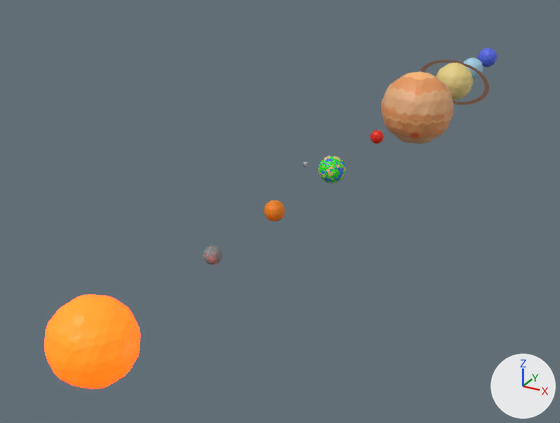
An edit to the Blender file Levels/SimulationLevel.blend, drawn before and after from the same camera.
One viewpoint serves both versions: a 50 mm camera at (31.1, -31.5, 27.8) aimed at (-7.6, 38.9, -7.4). Every picture has the same lights, and +X, +Y and +Z are marked at lower right. The older version comes first.

In view in the first picture: 'Earth', 'Jupiter', 'Mars', 'Mercury', 'Moon', 'Neptune', 'Saturn', 'Sun', 'Uranus', 'Venus'.
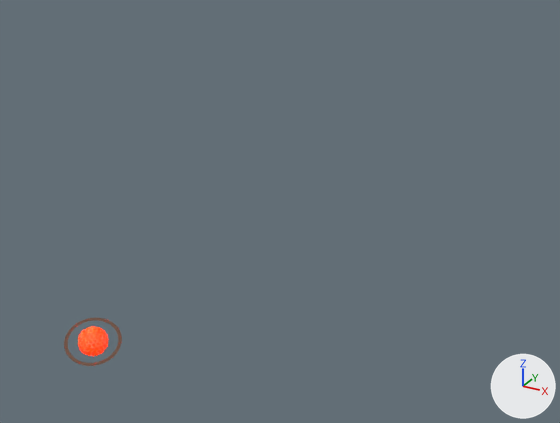
Patch to the scene script:
```diff
--- a/Levels/SimulationLevel.blend.py
+++ b/Levels/SimulationLevel.blend.py
@@ ob_sun @@
 ob_sun.location = (0.0, 0.0, 0.0)
-ob_sun.scale = (3.15, 3.15, 3.15)
@@ ob_venus @@
 ob_venus = bpy.data.objects.new('Venus', me_icosphere_001)
-ob_venus.location = (0.0, 24.0, 0.0)
+ob_venus.location = (0.0, 0.0, 0.0)
@@ ob_mercury @@
 ob_mercury = bpy.data.objects.new('Mercury', me_icosphere_002)
-ob_mercury.location = (0.0, 14.0, 0.0)
-ob_mercury.scale = (0.8, 0.8, 0.8)
+ob_mercury.location = (0.0, 0.0, 0.0)
@@ ob_earth @@
 ob_earth = bpy.data.objects.new('Earth', me_icosphere_003)
-ob_earth.location = (0.0, 36.0, 0.0)
-ob_earth.scale = (1.47, 1.47, 1.47)
+ob_earth.location = (0.0, 0.0, 0.0)
@@ ob_mars @@
 ob_mars = bpy.data.objects.new('Mars', me_icosphere_004)
-ob_mars.location = (0.0, 48.0, 0.0)
-ob_mars.scale = (0.8, 0.8, 0.8)
+ob_mars.location = (0.0, 0.0, 0.0)
@@ ob_jupiter @@
 ob_jupiter = bpy.data.objects.new('Jupiter', me_icosphere_005)
-ob_jupiter.location = (0.0, 61.46, 0.0)
-ob_jupiter.scale = (4.78, 4.78, 4.78)
+ob_jupiter.location = (0.0, 0.0, 0.0)
@@ ob_saturn @@
 ob_saturn = bpy.data.objects.new('Saturn', me_icosphere_006)
-ob_saturn.location = (0.0, 77.0, 0.0)
-ob_saturn.scale = (2.8, 2.8, 2.8)
+ob_saturn.location = (0.0, 0.0, 0.0)
@@ ob_uranus @@
 ob_uranus = bpy.data.objects.new('Uranus', me_icosphere_007)
-ob_uranus.location = (0.0, 86.24, 0.0)
-ob_uranus.scale = (1.7, 1.7, 1.7)
+ob_uranus.location = (0.0, 0.0, 0.0)
@@ ob_neptune @@
 ob_neptune = bpy.data.objects.new('Neptune', me_icosphere_008)
-ob_neptune.location = (0.0, 95.0, 0.0)
-ob_neptune.scale = (1.6, 1.6, 1.6)
+ob_neptune.location = (0.0, 0.0, 0.0)
@@ ob_moon @@
 ob_moon.location = (-3.0, 36.0, 0.0)
-ob_moon.scale = (0.294, 0.294, 0.294)
```

What differs and where, as boxes [x1, y1, x2, y2] in the pictures (560 x 423 px):
'Sun', rescaled (not visible afterwards): before [44, 294, 140, 389]
'Jupiter', moved, rescaled (not visible afterwards): before [381, 72, 454, 144]
'Saturn', moved, rescaled (16% narrower, 7% taller): before [420, 60, 489, 105]; after [64, 318, 122, 366]
'Earth', moved, rescaled (7% wider, 11% taller): before [318, 156, 346, 183]; after [78, 326, 108, 356]
'Moon', rescaled: before [303, 162, 308, 167]; after [78, 326, 108, 356]
'Venus', moved (not visible afterwards): before [264, 200, 285, 221]
'Mercury', moved, rescaled (not visible afterwards): before [203, 245, 222, 265]
'Neptune', moved, rescaled (not visible afterwards): before [478, 48, 497, 67]
'Uranus', moved, rescaled (not visible afterwards): before [463, 58, 483, 79]
'Mars', moved, rescaled (not visible afterwards): before [370, 130, 384, 144]
